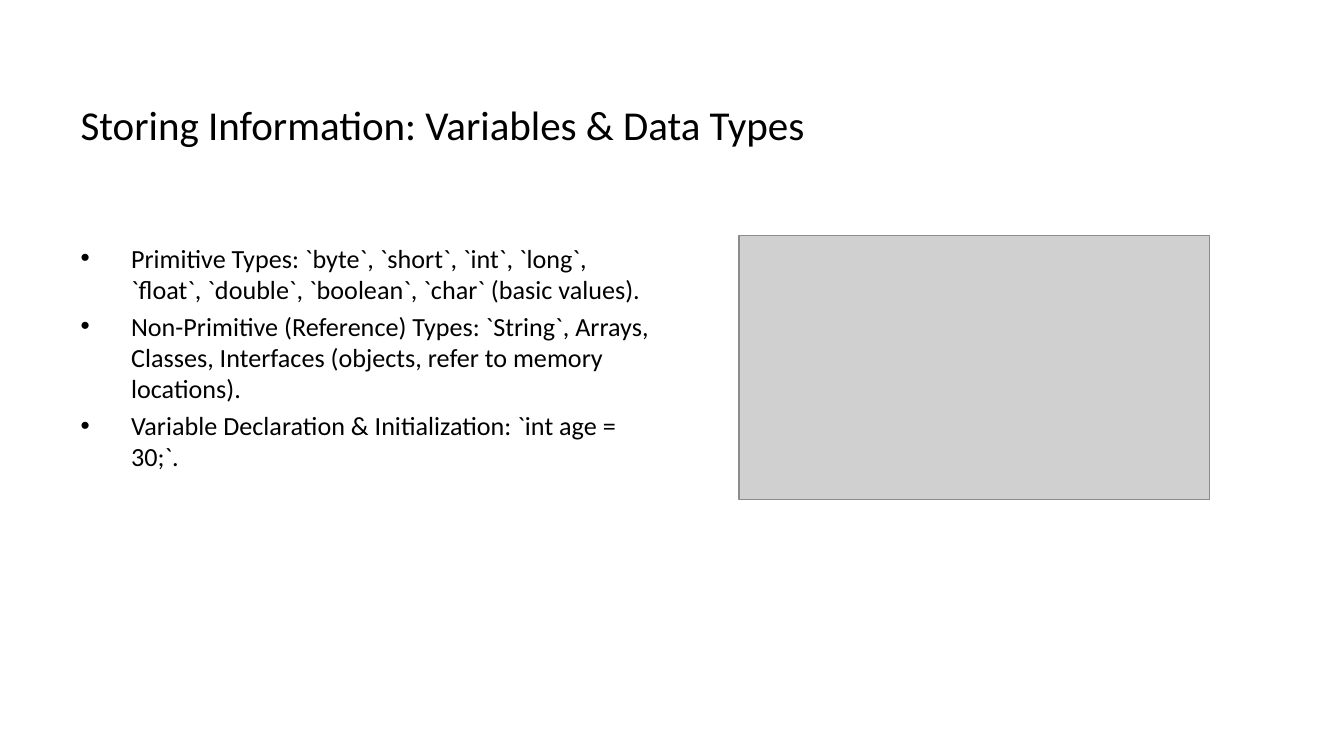
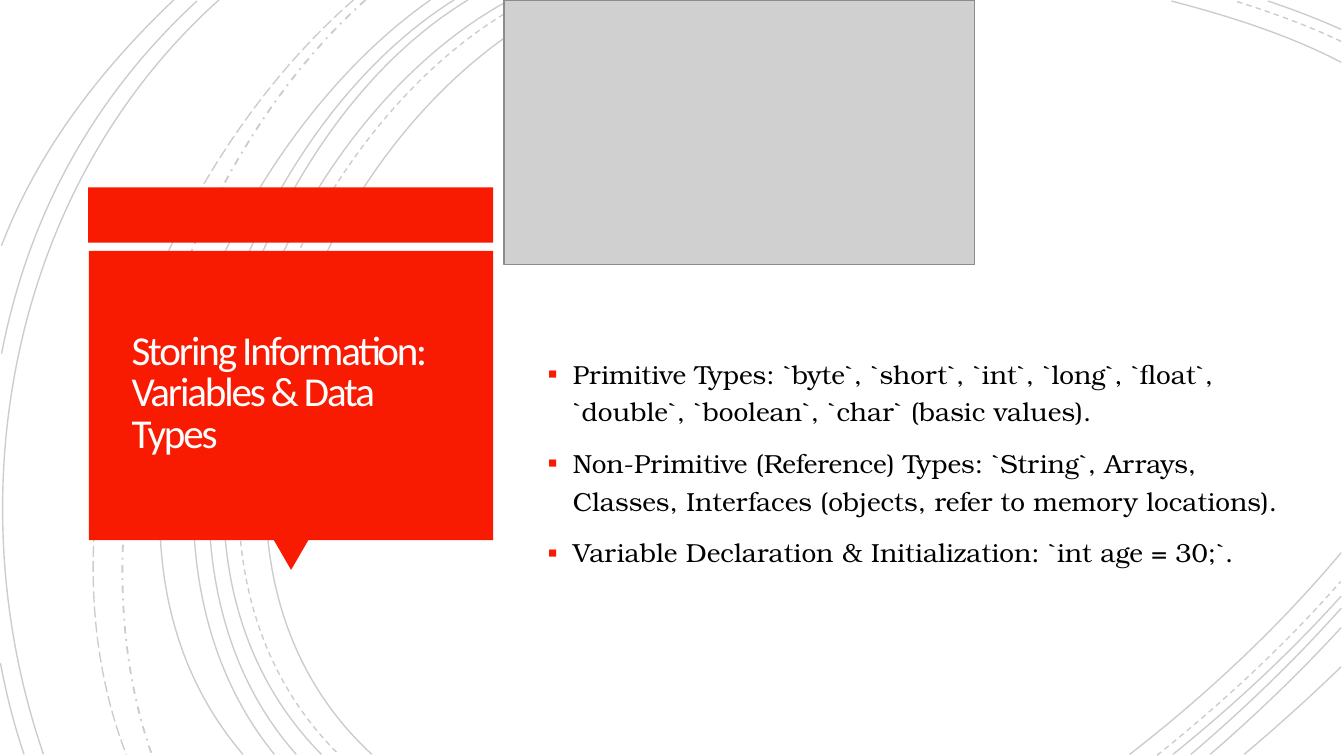
Before and after one commit to arpit3043/PropeersJavaFSBootCamp, a slide deck: slide 8 of Java Programming Crash Course_ Beginner to Intermediate.pptx. Drawn at 1344x756 pixels with LibreOffice and Linux fonts; fonts in the diff are those of the drawing; grey boxes stand for pictures. Boxes give left, top, right and bottom in pixels: in the first picture for what was removed or moved away, otherwise in the second. Text is boxed around its words. In the diff, an @@ line names an element or a change of style, - is before the commit and + after.

```diff
--- a/Java Programming Crash Course_ Beginner to Intermediate.pptx
+++ b/Java Programming Crash Course_ Beginner to Intermediate.pptx
@@ group added at box(0, 0, 1341, 755): 21 freeform shapes @@
@@ picture: place and size @@
-picture at box(739, 235, 1210, 500)
+picture at box(504, 0, 974, 265)
@@ rectangle added at box(89, 187, 493, 242), fill #F81B02 @@
@@ rectangle added at box(89, 251, 493, 540), fill #F81B02 @@
@@ title "Storing Information: Variables & Data ...": place and size @@
-title "Storing Information: Variables & Data ..." at box(81, 111, 805, 147)
+title "Storing Information: Variables & Data ..." at box(132, 336, 427, 455)
@@ title "Storing Information: Variables & Data ..." at box(132, 336, 427, 455): text colour #000000 to #FFFEFF, letter spacing 0 to -1.1 pt; line spacing 1 to 0.85 @@
@@ text "Primitive Types: `byte`, `short`, `int`, ...": place and size @@
-text "Primitive Types: `byte`, `short`, `int`, ..." at box(131, 250, 648, 469)
+text "Primitive Types: `byte`, `short`, `int`, ..." at box(573, 365, 1277, 569)
@@ text "Primitive Types: `byte`, `short`, `int`, ..." at box(573, 365, 1277, 569): font Calibri to TeX Gyre Bonum; bullet • to ▪; line spacing 1 to 1.2; more space between paragraphs; vertical alignment top to middle @@
@@ triangle added at box(274, 540, 309, 570), fill #F81B02 @@
```
Also in this commit, not shown: 11 other slides changed, 2 slides added, 2 slides removed.
